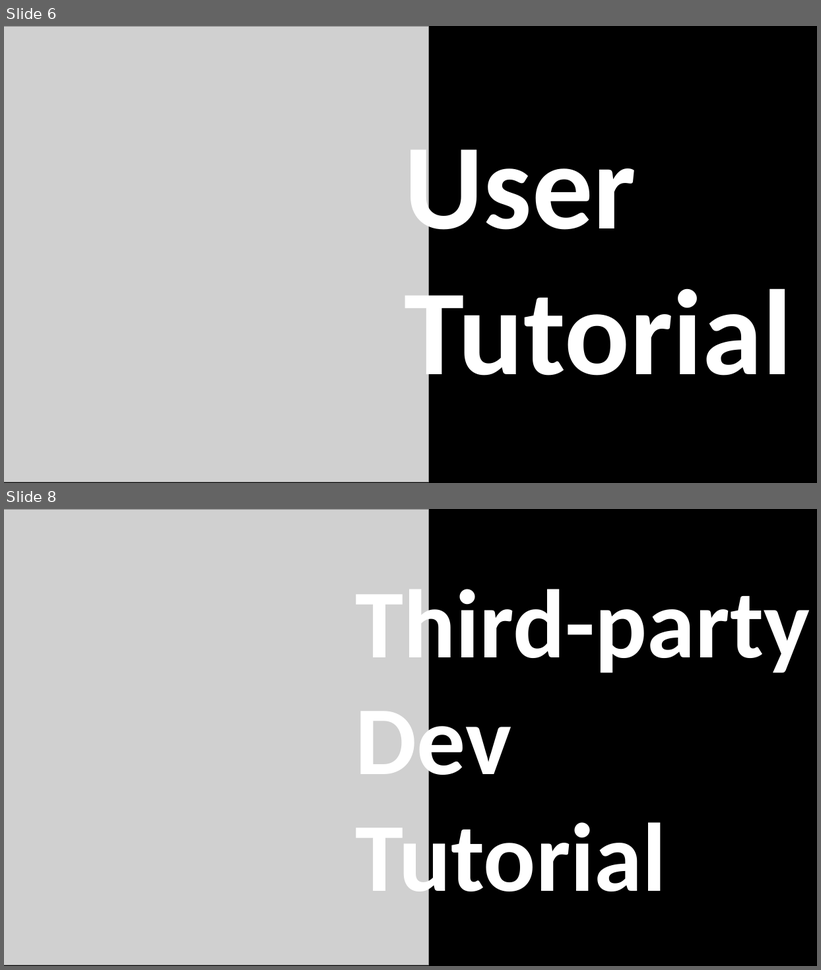
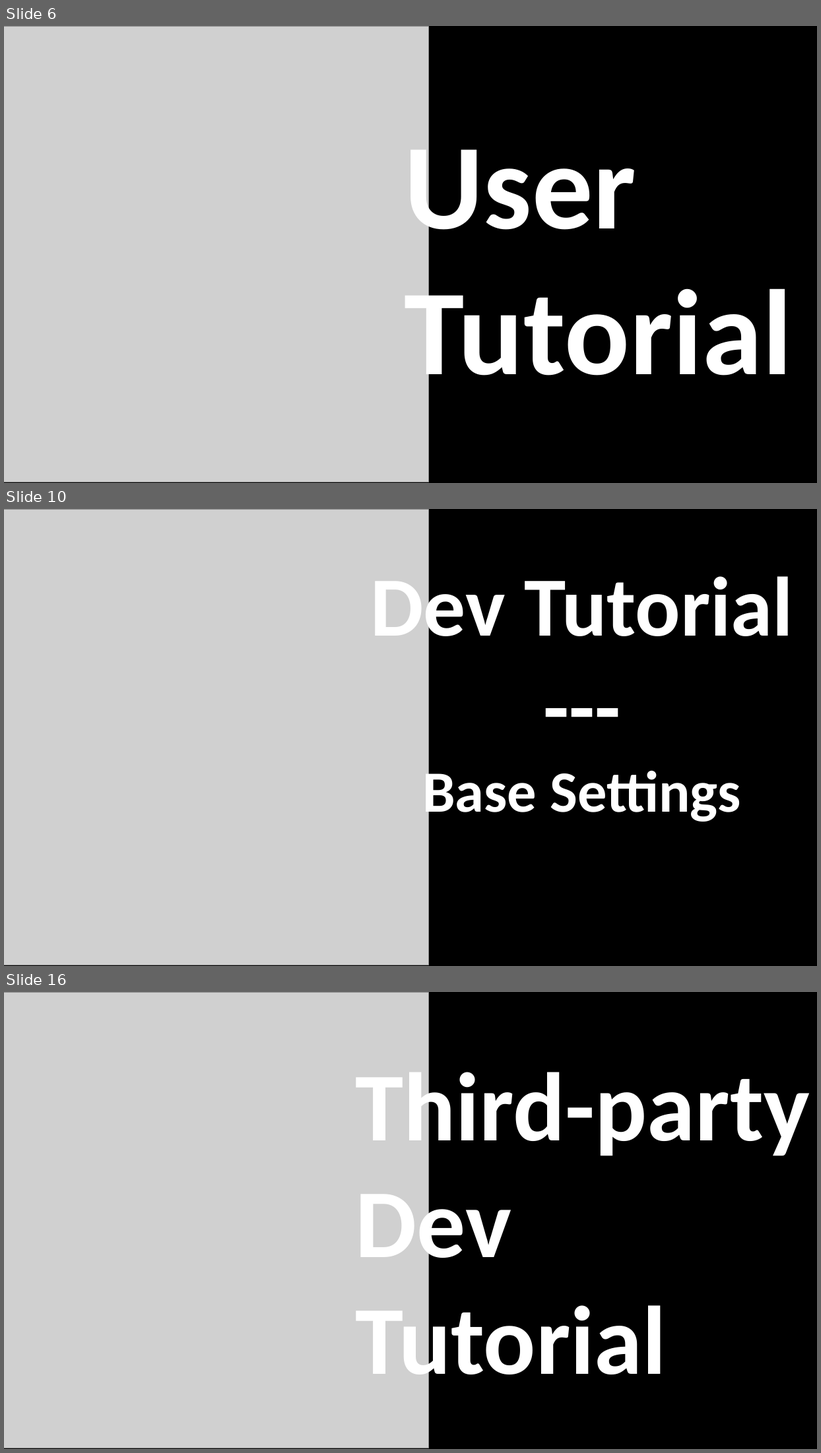
Before and after one commit to MiniGameWorlds/MiniGameWorld, a slide deck: resources/MiniGameWorld.pptx. Shown one above the other, each under a label of ours: slides 6 and 8 before the commit, slides 6, 10 and 16 after it; the slides between them are not shown. The pictures are 821x970 and 821x1453 pixels, drawn with LibreOffice and Linux fonts; fonts in the diff are those of the drawing; grey boxes stand for pictures. Boxes give left, top, right and bottom in pixels: in the first picture for what was removed or moved away, otherwise in the second. Text is boxed around its words. In the diff, an @@ line names an element or a change of style, - is before the commit and + after.

```diff
--- a/resources/MiniGameWorld.pptx
+++ b/resources/MiniGameWorld.pptx
@@ slide 10 added at box(4, 509, 817, 966), background #000000 @@
@@ picture added at box(4, 509, 428, 966) @@
@@ text added at box(370, 565, 793, 826), 199 pt, text #FFFFFF, bold @@
+Dev Tutorial
+---
+Base Settings
@@ what was slide 8 is now slide 16 @@
```
Also in this commit, not shown: 8 other slides added, 1 slide removed, 3 other files.
